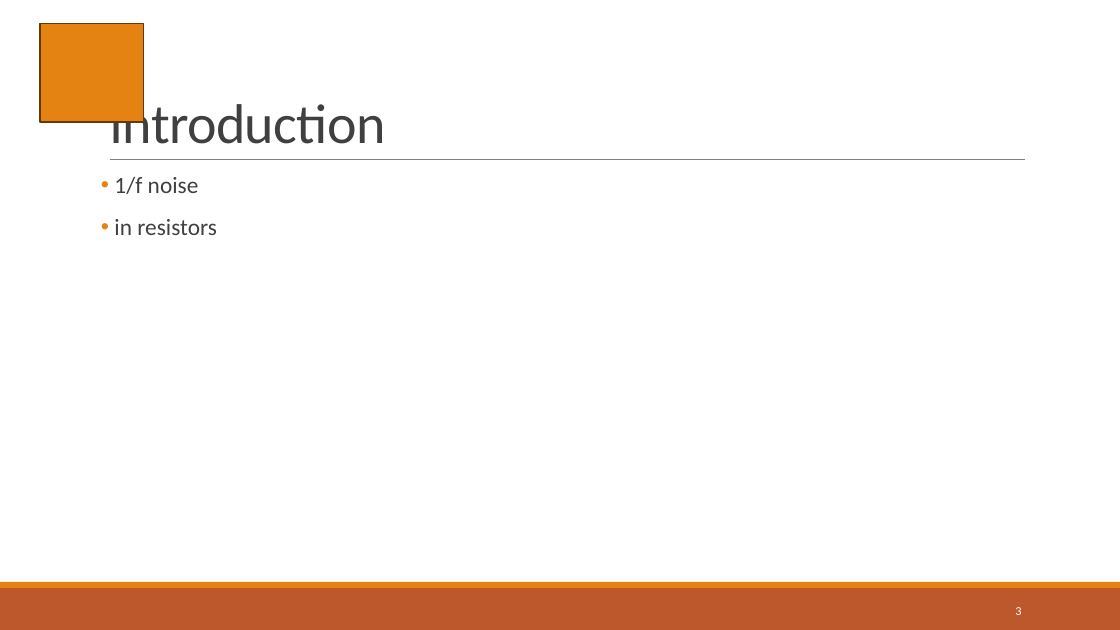
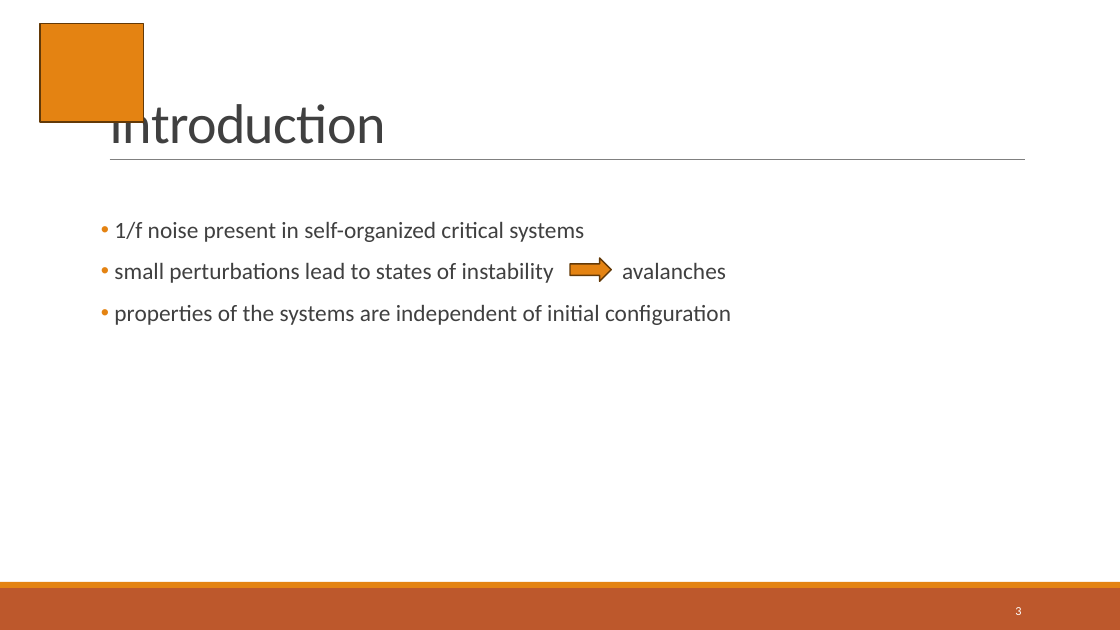
Before and after one commit to mallereusement/CP_sandpile, a slide deck: slide 3 of presentation/sandpile_presentation.pptx. Drawn at 1120x630 pixels with LibreOffice and Linux fonts; fonts in the diff are those of the drawing. Boxes give left, top, right and bottom in pixels: in the first picture for what was removed or moved away, otherwise in the second. Text is boxed around its words. In the diff, an @@ line names an element or a change of style, - is before the commit and + after.

```diff
--- a/presentation/sandpile_presentation.pptx
+++ b/presentation/sandpile_presentation.pptx
@@ text at (x1=114, y1=222, x2=731, y2=325): text changed @@
-• 1/f noise
-• in resistors
+• 1/f noise present in self-organized critical systems
+• small perturbations lead to states of instability avalanches
+• properties of the systems are independent of initial configuration
@@ right arrow added at (x1=571, y1=258, x2=612, y2=281), fill #E48312, outline #643908 1.25 pt @@
```
Also in this commit, not shown: 6 other slides changed, 1 slide added, 1 slide removed, 23 other files.
